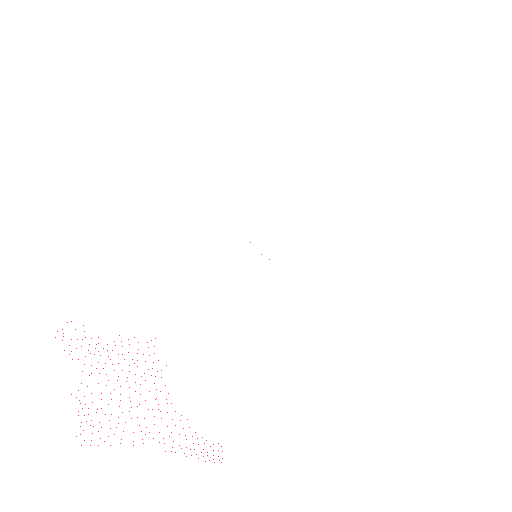
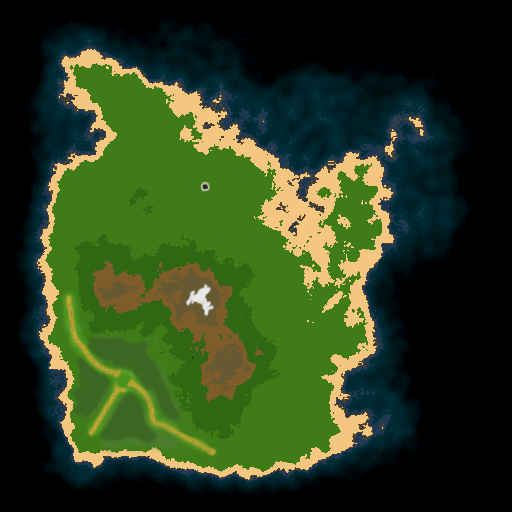
The second 512 × 512 image is a revision of the first. Changes to its layers:
renamed "Layer 2" to "Trees", hid it, painted on it over [50, 242, 270, 463]
added layer "Extra_Paint" above "Layer 3" over [58, 181, 219, 461]
hid "Layer 3" over [0, 0, 512, 512]
